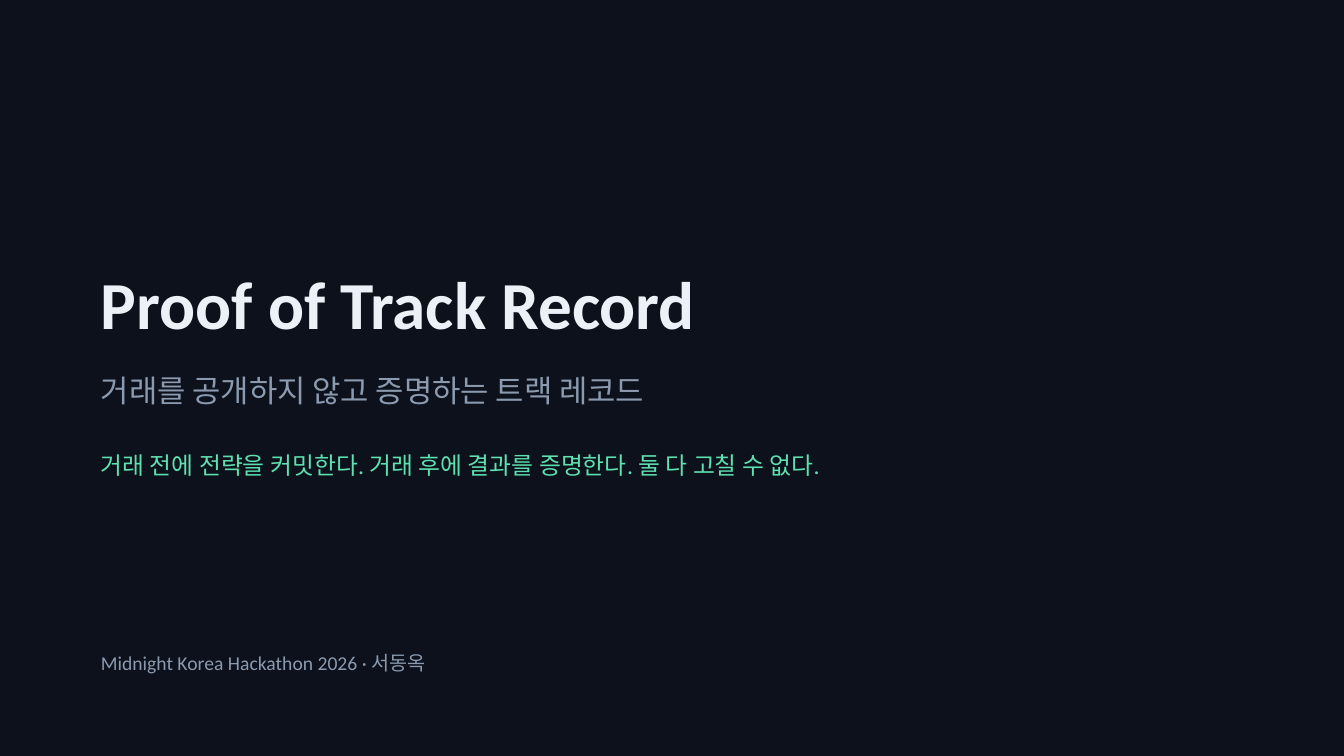
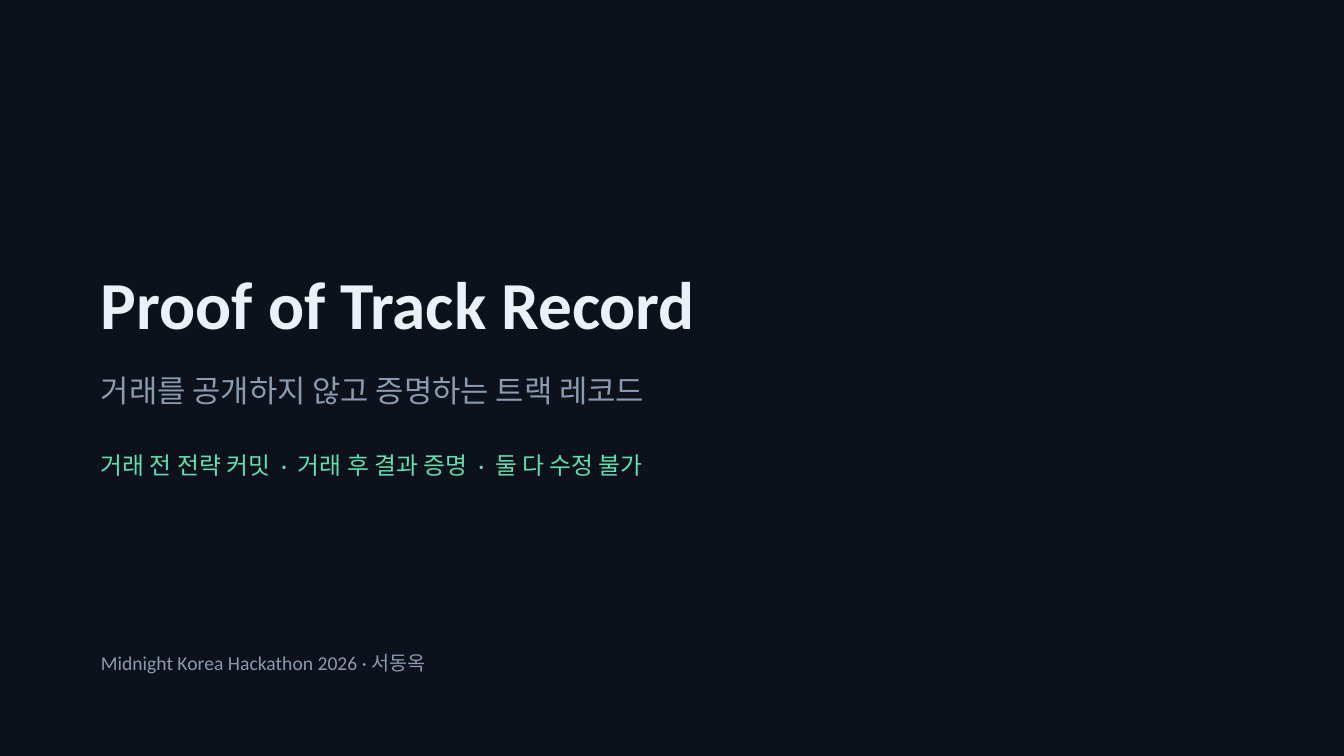
Before and after one commit to SeoDongOk/proof-of-track-record, a slide deck: slide 1 of deck/proof-of-track-record-talk.pptx. Drawn at 1344x756 pixels with LibreOffice and Linux fonts; fonts in the diff are those of the drawing. Boxes give left, top, right and bottom in pixels: in the first picture for what was removed or moved away, otherwise in the second. Text is boxed around its words. In the diff, an @@ line names an element or a change of style, - is before the commit and + after.

```diff
--- a/deck/proof-of-track-record-talk.pptx
+++ b/deck/proof-of-track-record-talk.pptx
@@ text at <box>101,454,643,476</box>: text changed @@
-거래 전에 전략을 커밋한다. 거래 후에 결과를 증명한다. 둘 다 고칠 수 없다.
+거래 전 전략 커밋 · 거래 후 결과 증명 · 둘 다 수정 불가
```
Also in this commit, not shown: 10 other slides changed, 1 slide added, 11 other files.
